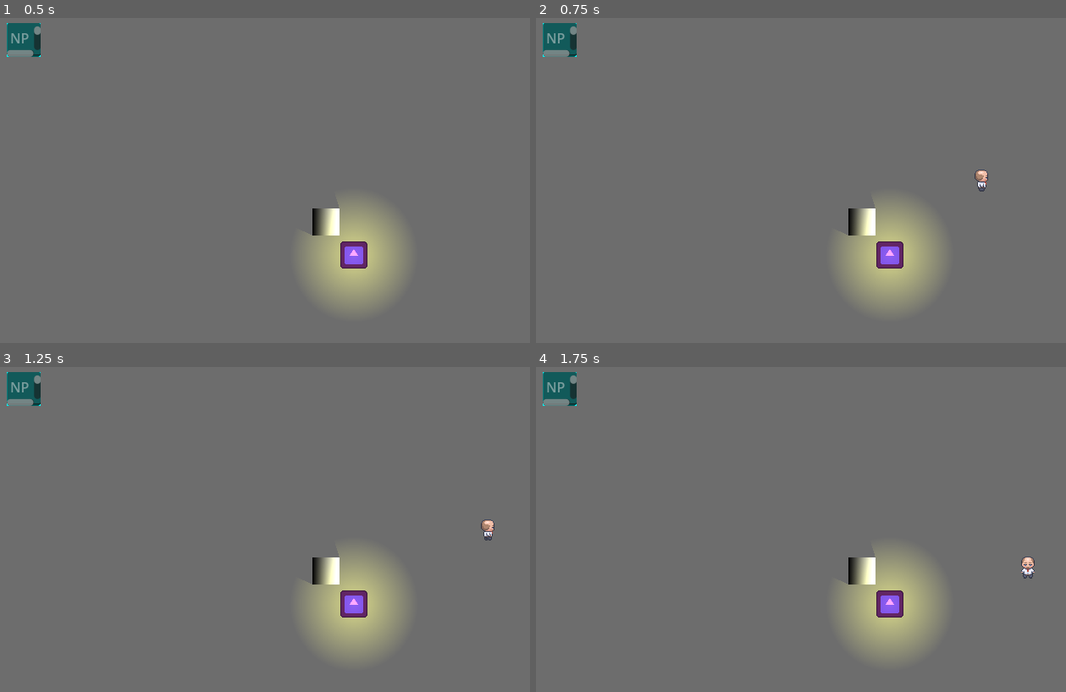
Above: before the commit, frames 1-4 (two rows, left to right).
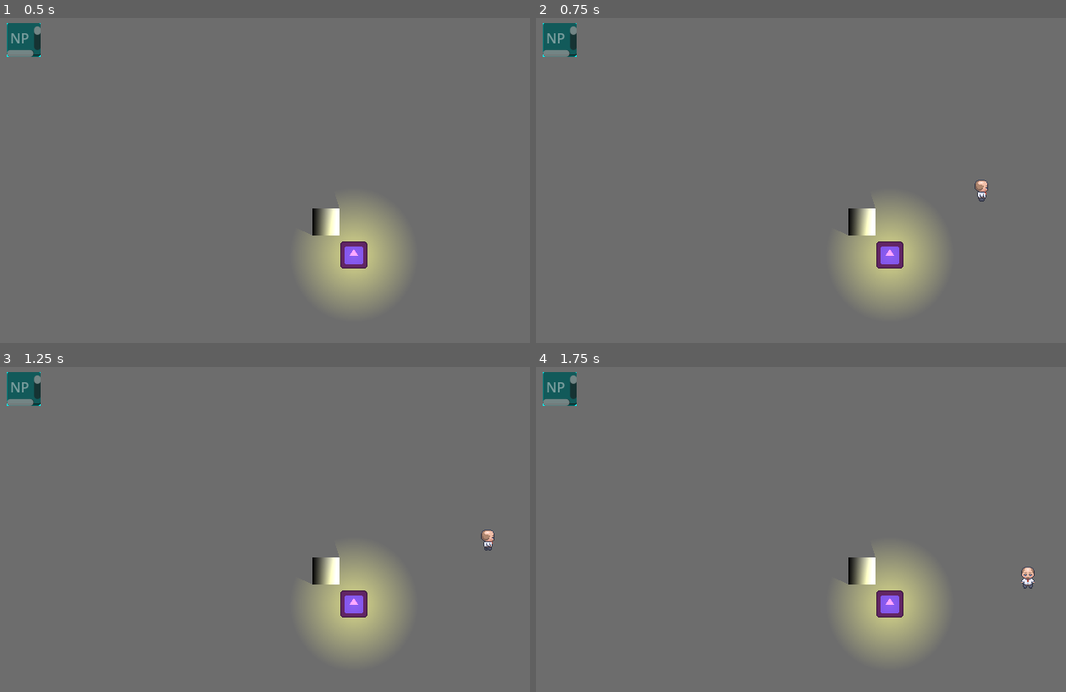
Above: after the commit, the same moments.

Repository: ChrisFlanTheMan/Busy-Work
Game: Godot game, scene res://main.tscn
Same seed, same stepped clock (60 frames per second), same inputs: the game is played once before the commit and once after it. The engine's default icon, where the game draws it, is replaced by a stand-in: a white triangle on a blue panel in a dark square.
Inputs:
- Up to frame 1 (0.5 s): no input
- Up to frame 2 (0.75 s): tap Enter at 0.5, 0.6 s; hold D from 0.53 s (still down)
- Up to frame 3 (1.25 s): keep holding D
- Up to frame 4 (1.75 s): release D at 1.28 s; hold S from 1.28 s (still down); tap Enter at 1.35 s

Frame 1 is identical in both runs. In frame 2, 0.2% of the frame differs, in the area x 82-86%, y 46-57%; in frame 3, 0.2%; in frame 4, 0.2%, in the area x 91-95%, y 58-69%.

Commit message:
Added first UI elements.

Diff:
--- a/player.gd
+++ b/player.gd
@@ -2,10 +2,12 @@
 @export var playerSpeed = 100
 var direction : Vector2 = Vector2.ZERO
 var screenSize
+@export var maxHealth = 3
+@onready var currentHealth: int = maxHealth
+
 signal hit
 
 @export var playerId: int = 0
-
 @onready var animationTree : AnimationTree = $AnimationTree
 
 # Called when the node enters the scene tree for the first time.
@@ -44,3 +46,8 @@
 	if(direction != Vector2.ZERO):
 		animationTree["parameters/Idle/blend_position"] = direction
 		animationTree["parameters/Walk/blend_position"] = direction
+
+func _on_hurt_box_area_entered(area):
+	if area.name == "hitBox":
+		currentHealth -= 1
+		print_debug("currentHealth")
--- a/player.tscn
+++ b/player.tscn
@@ -5,7 +5,7 @@
 [ext_resource type="Texture2D" uid="uid://notn5thulxn2" path="res://assets/Char 1_leftrightpng.png" id="3_jb8dn"]
 
 [sub_resource type="CapsuleShape2D" id="CapsuleShape2D_1hd5h"]
-radius = 4.0
+radius = 8.0
 height = 16.0
 
 [sub_resource type="Animation" id="Animation_60uhn"]
@@ -558,20 +558,16 @@
 polygon = PackedVector2Array(5, 2, 5, 12, -5, 12, -5, 2)
 
 [node name="Player" type="CharacterBody2D"]
-y_sort_enabled = true
 motion_mode = 1
 script = ExtResource("1_ks18h")
 
 [node name="Body" type="Sprite2D" parent="."]
-y_sort_enabled = true
-position = Vector2(0, -12)
 texture = ExtResource("2_bwvvr")
 hframes = 4
 vframes = 2
 
 [node name="CollisionShape2D" type="CollisionShape2D" parent="."]
-position = Vector2(0, -1)
-rotation = 1.57079
+position = Vector2(0, 8)
 shape = SubResource("CapsuleShape2D_1hd5h")
 
 [node name="AnimationPlayer" type="AnimationPlayer" parent="."]
@@ -591,5 +587,4 @@
 [node name="LightOccluder2D" type="LightOccluder2D" parent="."]
 z_index = -10
 y_sort_enabled = true
-position = Vector2(0, -10)
 occluder = SubResource("OccluderPolygon2D_8je2a")
--- a/scenes/UI.tscn
+++ b/scenes/UI.tscn
@@ -1,6 +1,7 @@
-[gd_scene load_steps=2 format=3 uid="uid://dn77aqsp8qkh0"]
+[gd_scene load_steps=3 format=3 uid="uid://dn77aqsp8qkh0"]
 
 [ext_resource type="Script" path="res://scenes/UI.gd" id="1_r3cfw"]
+[ext_resource type="PackedScene" uid="uid://c1ked6845cln8" path="res://scenes/heartsContainer.tscn" id="2_hi4mw"]
 
 [node name="UI" type="Control"]
 layout_mode = 3
@@ -32,3 +33,15 @@
 
 [node name="Score" type="Label" parent="MarginContainer/VBoxContainer/HBoxContainer"]
 layout_mode = 2
+
+[node name="HeartsContainer" parent="MarginContainer/VBoxContainer/HBoxContainer" instance=ExtResource("2_hi4mw")]
+layout_mode = 2
+
+[node name="HeartsContainer2" parent="MarginContainer/VBoxContainer/HBoxContainer" instance=ExtResource("2_hi4mw")]
+layout_mode = 2
+
+[node name="HeartsContainer3" parent="MarginContainer/VBoxContainer/HBoxContainer" instance=ExtResource("2_hi4mw")]
+layout_mode = 2
+
+[node name="HeartsContainer4" parent="MarginContainer/VBoxContainer/HBoxContainer" instance=ExtResource("2_hi4mw")]
+layout_mode = 2
--- /dev/null
+++ b/scenes/heartGUI.tscn
@@ -0,0 +1,14 @@
+[gd_scene load_steps=2 format=3 uid="uid://c2phb5uxytvyo"]
+
+[ext_resource type="Texture2D" uid="uid://b4jcmjlynhccr" path="res://assets/Heart Red.png" id="1_8ym53"]
+
+[node name="Heart GUI" type="Panel"]
+self_modulate = Color(1, 1, 1, 0)
+custom_minimum_size = Vector2(16, 16)
+offset_right = 16.0
+offset_bottom = 16.0
+
+[node name="Sprite2D" type="Sprite2D" parent="."]
+scale = Vector2(0.0078125, 0.0078125)
+texture = ExtResource("1_8ym53")
+centered = false
--- /dev/null
+++ b/scenes/heartsContainer.gd
@@ -0,0 +1,17 @@
+extends HBoxContainer
+
+@onready var HeartGUIClass = preload("res://scenes/heartGUI.tscn")
+
+# Called when the node enters the scene tree for the first time.
+func _ready():
+	pass # Replace with function body.
+
+
+# Called every frame. 'delta' is the elapsed time since the previous frame.
+func _process(delta):
+	pass
+
+func setMaxHearts(max: int):
+	for i in range(max):
+		var heart = HeartGUIClass.instantiate()
+		add_child(heart)
--- /dev/null
+++ b/scenes/heartsContainer.tscn
@@ -0,0 +1,9 @@
+[gd_scene load_steps=2 format=3 uid="uid://c1ked6845cln8"]
+
+[ext_resource type="Script" path="res://scenes/heartsContainer.gd" id="1_51ws5"]
+
+[node name="HeartsContainer" type="HBoxContainer"]
+offset_right = 40.0
+offset_bottom = 40.0
+theme_override_constants/separation = -7
+script = ExtResource("1_51ws5")
Binary file added: assets/Heart Red.png
Not shown, added: assets/Heart Red.png.import
